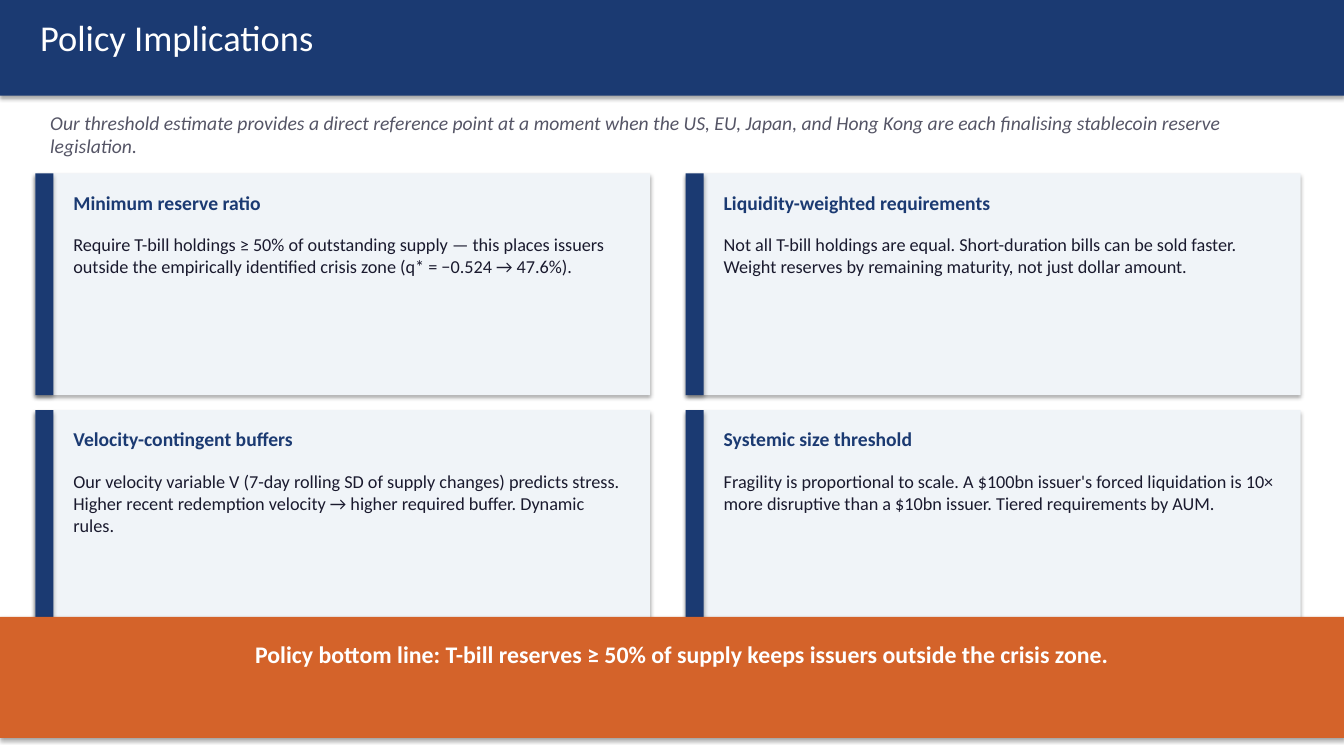
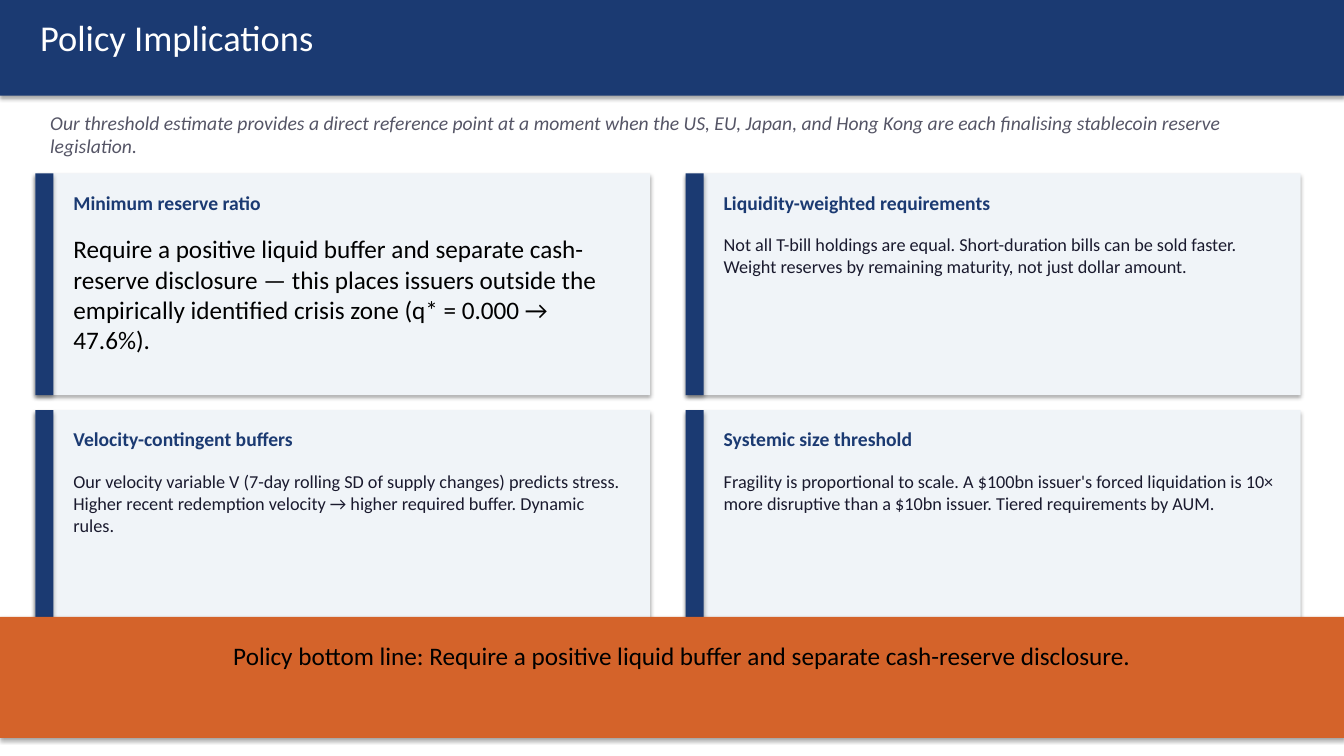
Before and after one commit to kimmireu0921/Stablecoins-and-the-Exorbitant-Privilege, a slide deck: slide 13 of 0512_Stablecoins_Presentation.pptx. Drawn at 1344x756 pixels with LibreOffice and Linux fonts; fonts in the diff are those of the drawing. Boxes give left, top, right and bottom in pixels: in the first picture for what was removed or moved away, otherwise in the second. Text is boxed around its words. In the diff, an @@ line names an element or a change of style, - is before the commit and + after.

```diff
--- a/0512_Stablecoins_Presentation.pptx
+++ b/0512_Stablecoins_Presentation.pptx
@@ text at bbox=[73, 240, 596, 353]: text changed; size 13 to 18 pt; text colour #1A1A2E to #000000 @@
-Require T-bill holdings ≥ 50% of outstanding supply — this places issuers outside the empirically identified crisis zone (q* = −0.524 → 47.6%).
+Require a positive liquid buffer and separate cash-reserve disclosure — this places issuers outside the empirically identified crisis zone (q* = 0.000 → 47.6%).
@@ text at bbox=[233, 647, 1130, 669]: text changed; size 17 to 18 pt; text colour #FFFFFF to #000000; bold off @@
-Policy bottom line: T-bill reserves ≥ 50% of supply keeps issuers outside the crisis zone.
+Policy bottom line: Require a positive liquid buffer and separate cash-reserve disclosure.
```
Also in this commit, not shown: 6 other slides changed, 4 other files.
